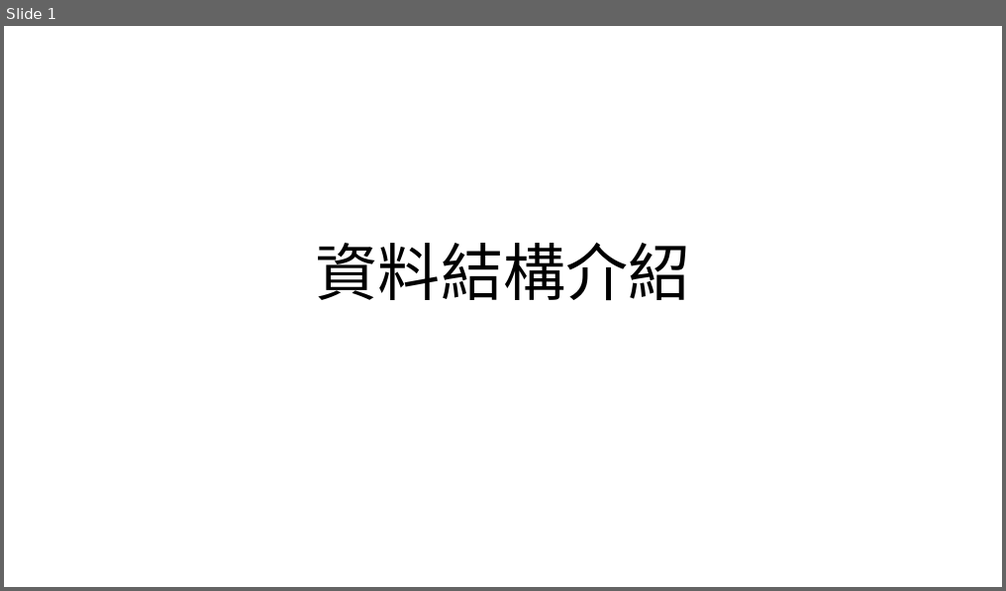
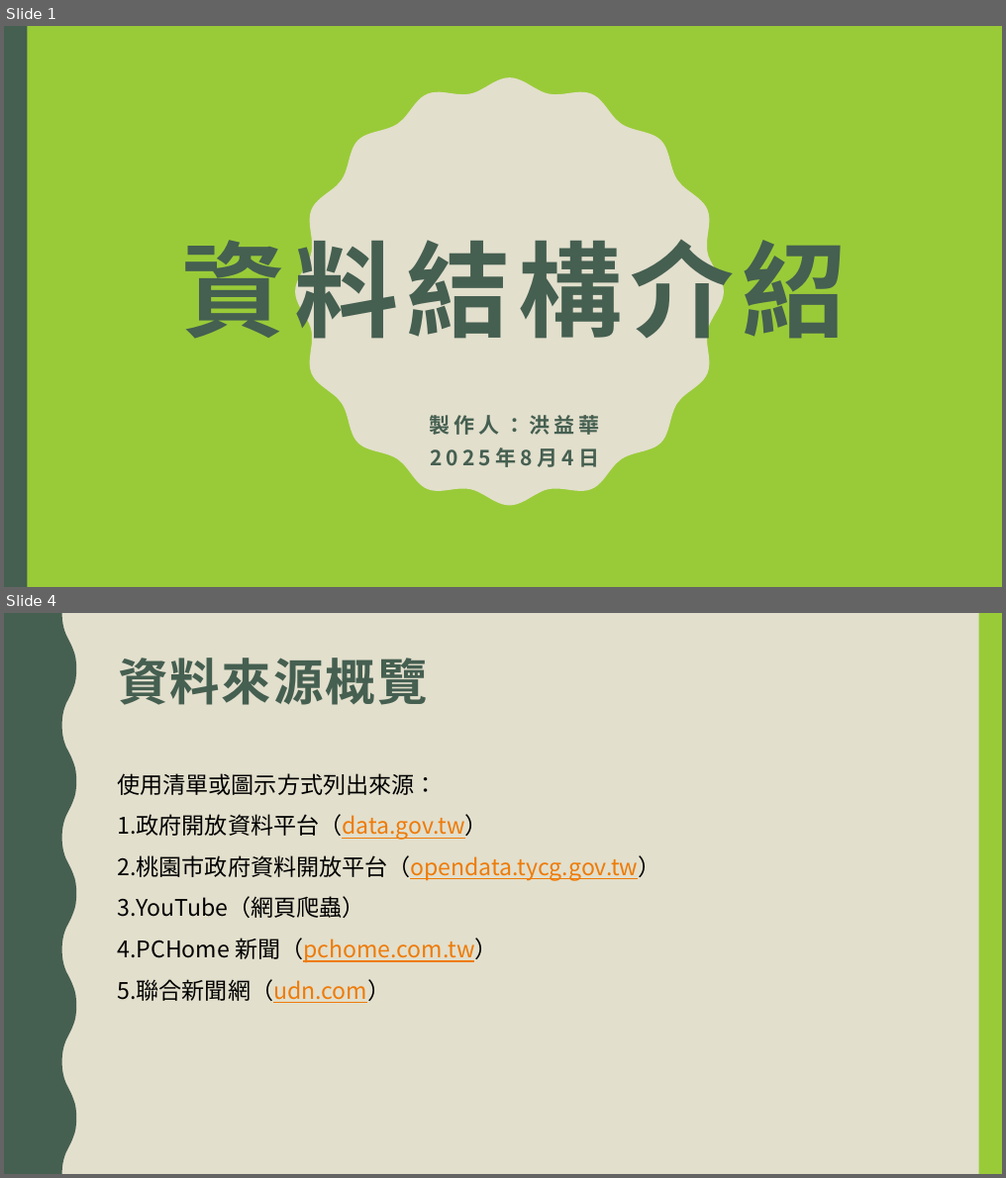
Before and after one commit to yihua0988/-2025-7-29-, a slide deck: ppt/資料結構介紹.pptx. Shown one above the other, each under a label of ours: slide 1 before the commit, slides 1 and 4 after it; the slides between them are not shown. The pictures are 1006x591 and 1006x1178 pixels, drawn with LibreOffice and Linux fonts; fonts in the diff are those of the drawing. Boxes give left, top, right and bottom in pixels: in the first picture for what was removed or moved away, otherwise in the second. Text is boxed around its words. In the diff, an @@ line names an element or a change of style, - is before the commit and + after.

```diff
--- a/ppt/資料結構介紹.pptx
+++ b/ppt/資料結構介紹.pptx
@@ slide 4 added at (x1=4, y1=613, x2=1002, y2=1174), background #E2DFCC @@
@@ freeform shape added at (x1=4, y1=613, x2=76, y2=1174), fill #455F51 @@
@@ rectangle added at (x1=979, y1=613, x2=1002, y2=1174), fill #99CB38 @@
@@ title added at (x1=118, y1=658, x2=428, y2=705), 48 pt, text #455F51, bold @@
+資料來源概覽
@@ text added at (x1=118, y1=773, x2=661, y2=1003), 22 pt, text #000000 @@
+  使用清單或圖示方式列出來源：
+  1. 政府開放資料平台（data.gov.tw）
+  2. 桃園市政府資料開放平台（opendata.tycg.gov.tw）
+  3. YouTube（網頁爬蟲）
+  4. PCHome 新聞（pchome.com.tw）
+  5. 聯合新聞網（udn.com）
@@ slide 1 changed as well @@
@@ background #FFFFFF to #99CB38 @@
@@ rectangle added at (x1=4, y1=26, x2=27, y2=587), fill #455F51 @@
@@ freeform shape added at (x1=295, y1=77, x2=724, y2=506), fill #E2DFCC @@
@@ title "資料結構介紹" moved from (x1=316, y1=243, x2=690, y2=301) to (x1=182, y1=224, x2=846, y2=355) @@
@@ title "資料結構介紹" at (x1=182, y1=224, x2=846, y2=355): size 60 to 100 pt, font Calibri to Noto Sans CJK SC, text colour #000000 to #455F51, letter spacing 0 to 8 pt, bold on; vertical alignment bottom to middle @@
@@ subtitle added at (x1=429, y1=415, x2=599, y2=468), 20 pt, text #455F51, bold @@
+製作人：洪益華
+2025年8月4日
```
Also in this commit, not shown: 11 other slides added, 19 slides removed, 5 other files.
